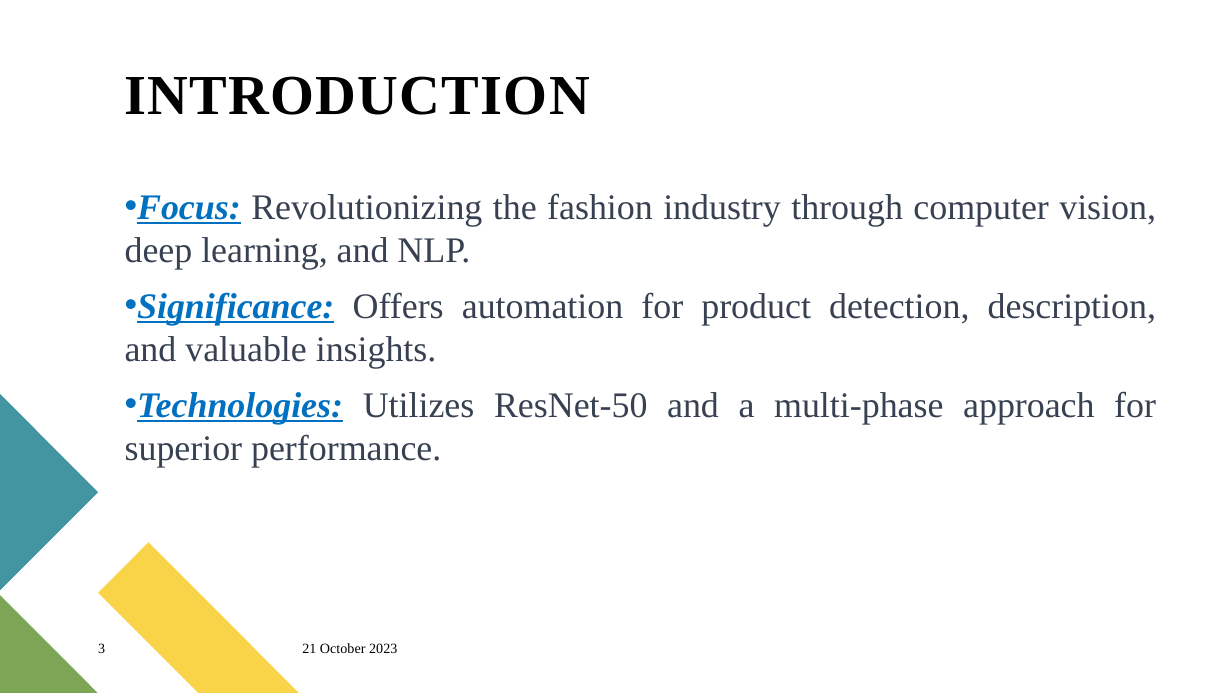
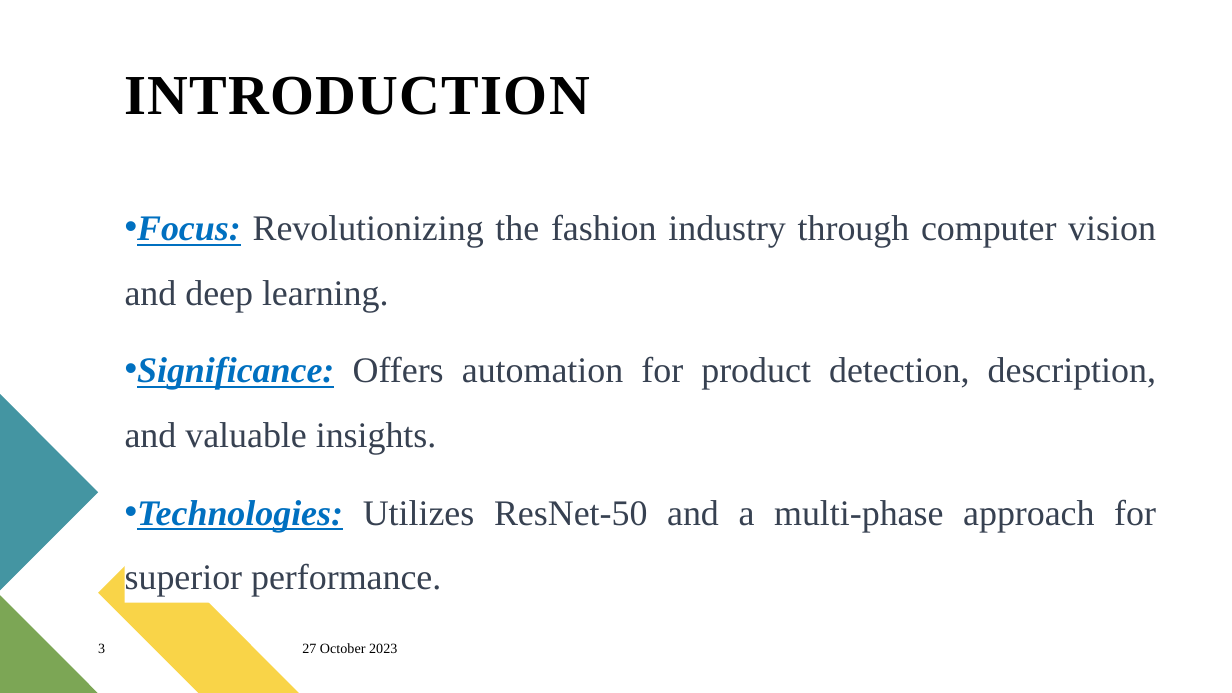
Before and after one commit to preethyannthomas/MiniProject_2024, a slide deck: slide 3 of Documents/Seminar.pptx. Drawn at 1232x693 pixels with LibreOffice and Linux fonts; fonts in the diff are those of the drawing. Boxes give left, top, right and bottom in pixels: in the first picture for what was removed or moved away, otherwise in the second. Text is boxed around its words. In the diff, an @@ line names an element or a change of style, - is before the commit and + after.

```diff
--- a/Documents/Seminar.pptx
+++ b/Documents/Seminar.pptx
@@ text at [125, 214, 1156, 312]: text changed @@
-• Focus: Revolutionizing the fashion industry through computer vision, deep learning, and NLP.
+• Focus: Revolutionizing the fashion industry through computer vision and deep learning.
@@ text at [125, 356, 1156, 597]: line spacing 1 to 1.5 @@
@@ text at [302, 643, 397, 653]: text changed @@
-21 October 2023
+27 October 2023
```
Also in this commit, not shown: 3 other slides changed, 23 slides added, 8 slides removed, 51 other files.
